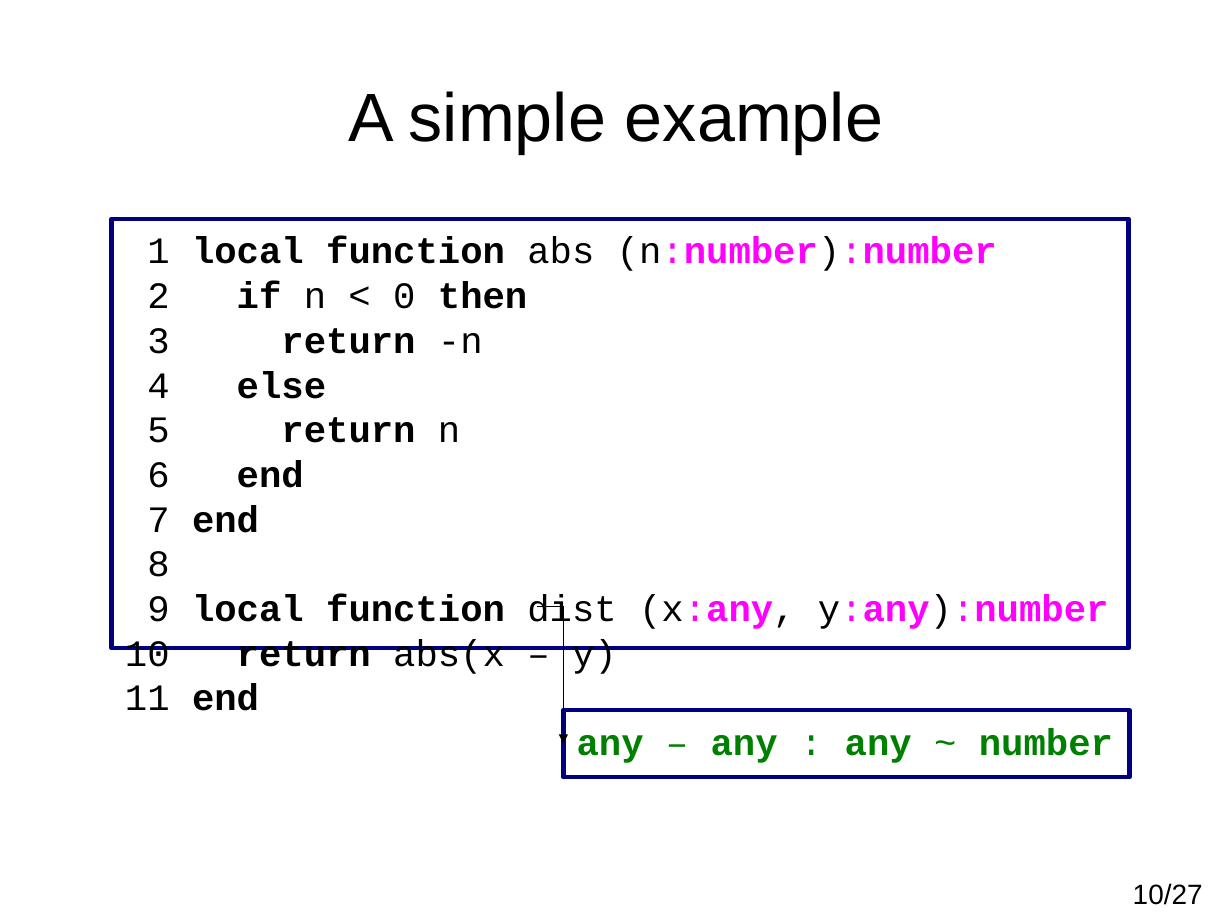
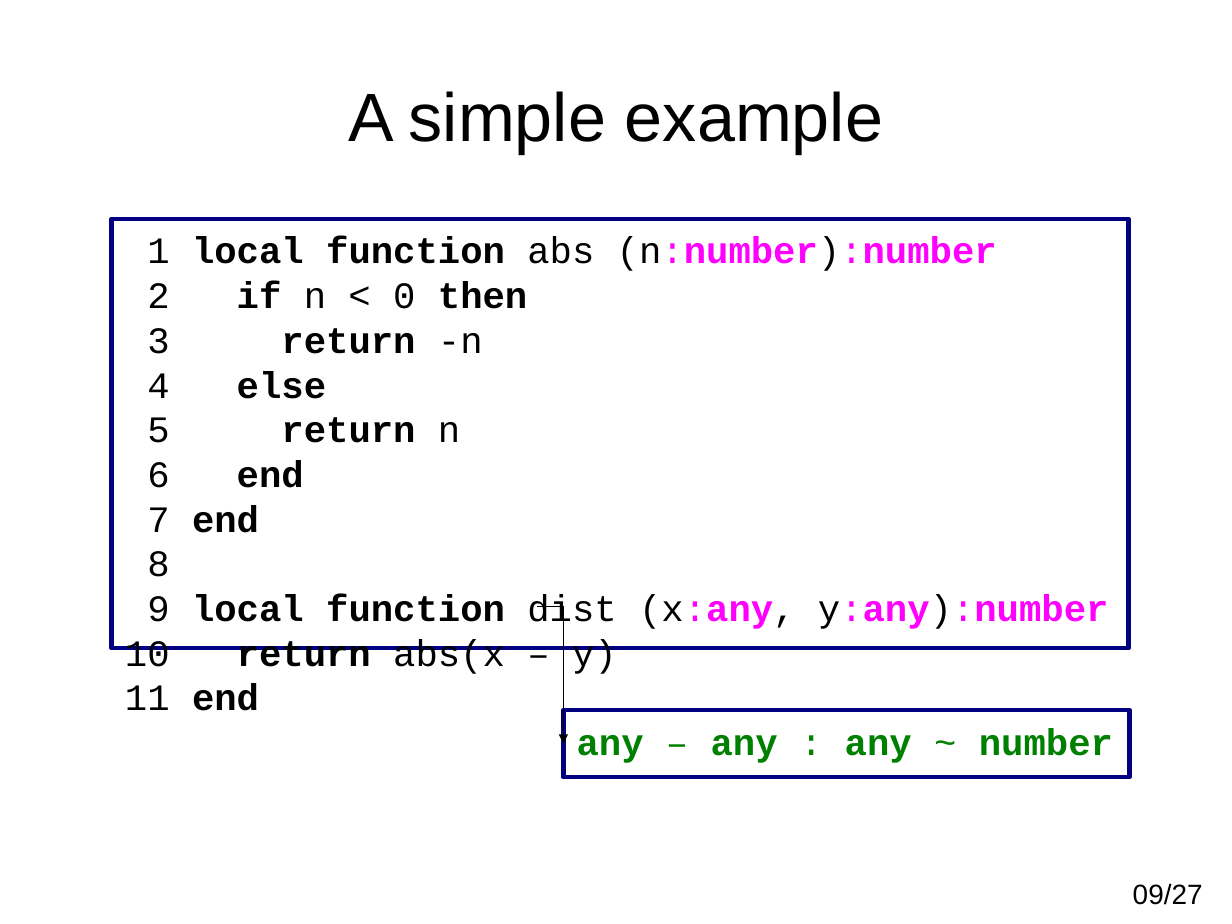
Before and after one commit to andremm/typedlua, a slide deck: slide 9 of doc/slides/luaworkshop2014.odp (slide 10 before the commit). Drawn at 1232x924 pixels with LibreOffice and Linux fonts; fonts in the diff are those of the drawing. Boxes give left, top, right and bottom in pixels: in the first picture for what was removed or moved away, otherwise in the second. Text is boxed around its words. In the diff, an @@ line names an element or a change of style, - is before the commit and + after.

```diff
--- a/doc/slides/luaworkshop2014.odp
+++ b/doc/slides/luaworkshop2014.odp
@@ text at box(1133, 883, 1203, 905): text changed @@
-10/27
+09/27
```
Also in this commit, not shown: 4 other slides changed.
